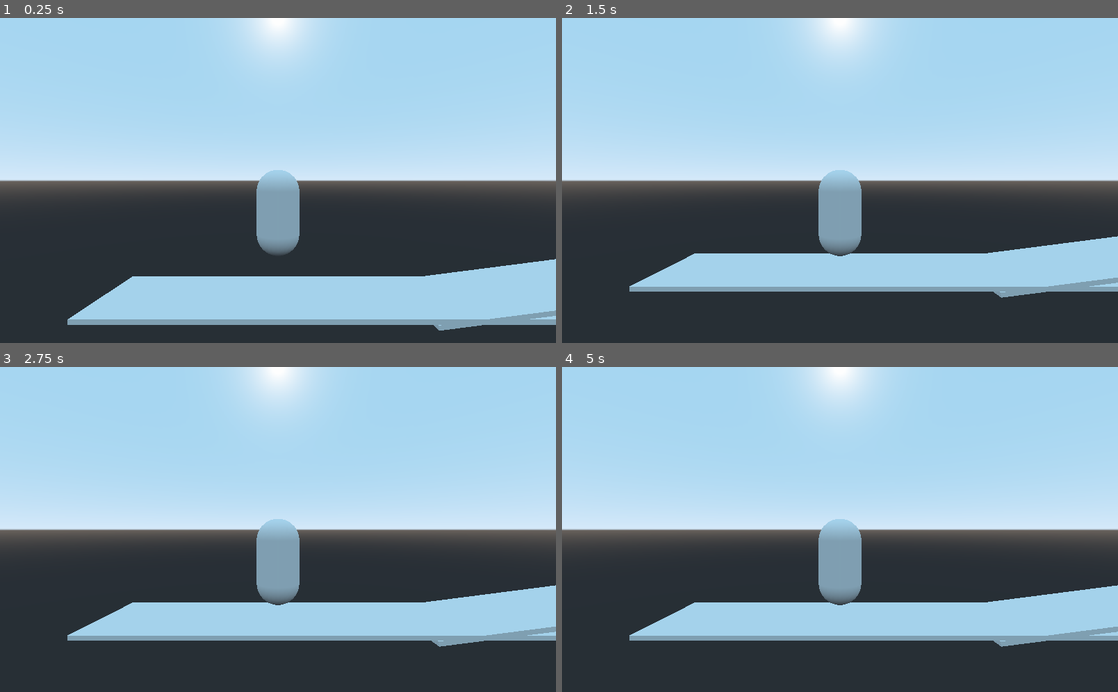
Above: before the commit, frames 1-4 (two rows, left to right).
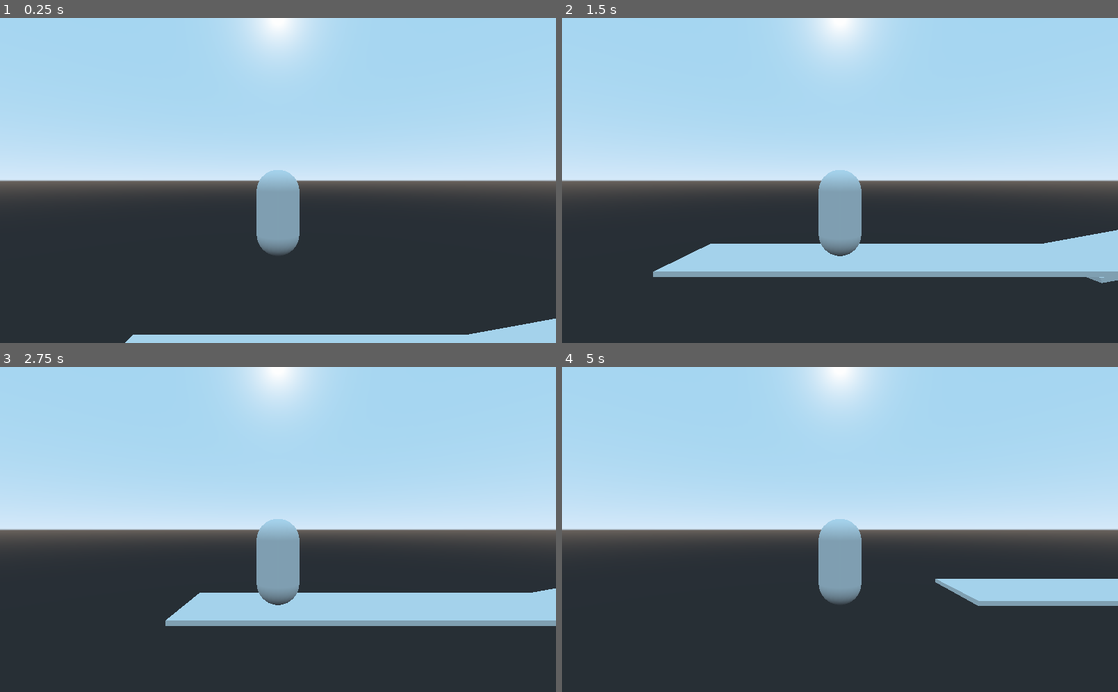
Above: after the commit, the same moments.

Repository: montablac/GGJ23
Game: Godot game, scene res://Test.tscn
The game is run twice, just before and just after one commit, with the same random seed, the same clock (stepped at 60 frames per second) and the same inputs. The project has no main scene, so this scene is started directly.
Inputs:
- Up to frame 1 (0.25 s): no input
- Up to frame 2 (1.5 s): hold Right (ui_right) 0.53-1.28 s; hold Space 0.53-1.28 s; hold A from 1.28 s (still down); tap Space at 1.35 s
- Up to frame 3 (2.75 s): tap Space at 1.52, 1.82 s; release A at 2.03 s; hold Right (ui_right) from 2.03 s (still down); hold Space from 2.03 s (still down)
- Up to frame 4 (5 s): tap Enter at 2.75 s; release Space at 2.78 s; tap Space at 2.85, 3.02, 3.32, 3.5, 4.35, 4.52, 4.82 s; release Right (ui_right) at 3.53 s; hold Space 3.53-4.28 s; hold A from 3.53 s (still down)

The runs differ from the first frame. In frame 1, 15% of the frame differs, in the area x 12-100%, y 74-100%; in frame 2, 7.2%; in frame 3, 7.4%; in frame 4, 11%.

Commit message:
movement update

Diff:
--- a/Test.tscn
+++ b/Test.tscn
@@ -27,17 +27,34 @@
 mesh = SubResource( 2 )
 
 [node name="StaticBody2" type="StaticBody" parent="."]
-transform = Transform( 1, 0, 0, 0, 1, 0, 0, 0, 1, 7.45749, 0.56744, 0 )
+transform = Transform( 0.983816, -0.17918, 0, 0.17918, 0.983816, 0, 0, 0, 1, 18.9351, 1.55021, 0 )
 
 [node name="CollisionShape" type="CollisionShape" parent="StaticBody2"]
 shape = SubResource( 1 )
 
 [node name="MeshInstance" type="MeshInstance" parent="StaticBody2"]
-transform = Transform( 0.991834, -0.127532, 0, 0.127532, 0.991834, 0, 0, 0, 1, 8.63203, 0.474081, 0 )
 mesh = SubResource( 2 )
 
-[node name="RigidBody" type="RigidBody" parent="."]
-transform = Transform( 1, 0, 0, 0, 1, 0, 0, 0, 1, 0, 4.18278, 0 )
+[node name="StaticBody3" type="StaticBody" parent="."]
+transform = Transform( 0.890205, -0.45556, 0, 0.45556, 0.890205, 0, 0, 0, 1, 33.4753, 6.40118, 0 )
+
+[node name="CollisionShape" type="CollisionShape" parent="StaticBody3"]
+shape = SubResource( 1 )
+
+[node name="MeshInstance" type="MeshInstance" parent="StaticBody3"]
+mesh = SubResource( 2 )
+
+[node name="StaticBody4" type="StaticBody" parent="."]
+transform = Transform( 0.994005, -0.109335, 0, 0.109335, 0.994005, 0, 0, 0, 1, 52.1255, 12.0138, 0 )
+
+[node name="CollisionShape" type="CollisionShape" parent="StaticBody4"]
+shape = SubResource( 1 )
+
+[node name="MeshInstance" type="MeshInstance" parent="StaticBody4"]
+mesh = SubResource( 2 )
+
+[node name="RigidBody" type="KinematicBody" parent="."]
+transform = Transform( 1, 0, 0, 0, 1, 0, 0, 0, 1, 0, 8.44196, 0 )
 script = ExtResource( 1 )
 
 [node name="CollisionShape" type="CollisionShape" parent="RigidBody"]
--- a/character.gd
+++ b/character.gd
@@ -1,17 +1,56 @@
-extends RigidBody
+extends KinematicBody
 
 
 # Declare member variables here. Examples:
 # var a = 2
 # var b = "text"
-
+var Speed = 5.0;
+var Force = Vector3(0.0,0.0,0.0);
+var JumpDirection = Vector3(0.0,0.0,0.0)
+var JumpAmount = 0
+var Jumping = false
 
 # Called when the node enters the scene tree for the first time.
 func _ready():
 	pass # Replace with function body.
 
+func _physics_process(delta):
+	var Gravity = 5.0
+
+	Force[1] = -Gravity
+	Force = self.move_and_slide(Force,Vector3(0.0,1.0,0.0),true);
 
 # Called every frame. 'delta' is the elapsed time since the previous frame.
 func _process(delta):
-	if(Input.is_action_pressed("ui_right")):
-		pass
+
+	var Direction = 0;
+	var JumpPower = 100;
+	var NotMoving = true
+	var Gravity = 5.0
+
+	Force = Vector3(0.0,Speed * -1.0,0.0);
+
+	if(self.is_on_floor()):
+		Force[0] = 0.0
+		Jumping = false
+
+	if(Input.is_key_pressed(KEY_D)):
+		Direction += 1.0;
+
+	if(Input.is_key_pressed(KEY_A)):
+		Direction += -1.0;
+
+	if(Input.is_key_pressed(KEY_SPACE)):
+		if(self.is_on_floor()):
+			JumpDirection = self.get_floor_normal()
+			Jumping = true
+			JumpAmount = JumpPower
+
+
+	Force[0] = Direction * Speed
+
+
+	if(Jumping):
+		JumpAmount -= JumpPower * delta
+		if(JumpAmount <= JumpPower):
+			Force += JumpDirection * JumpAmount
